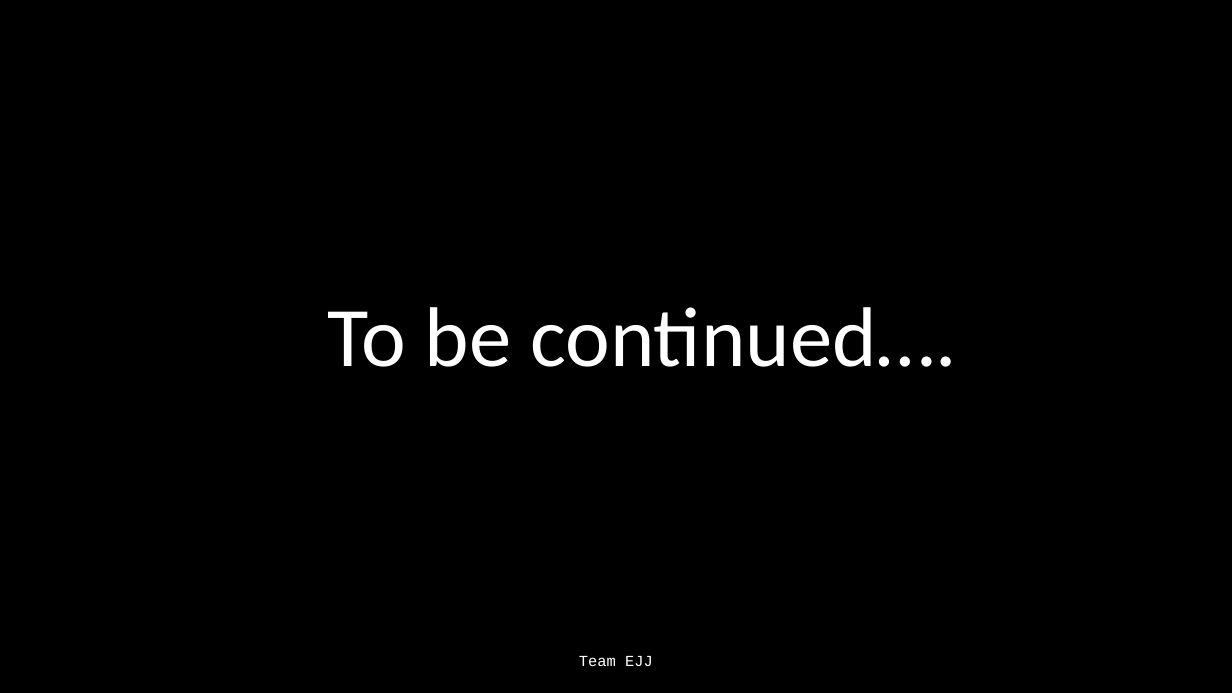
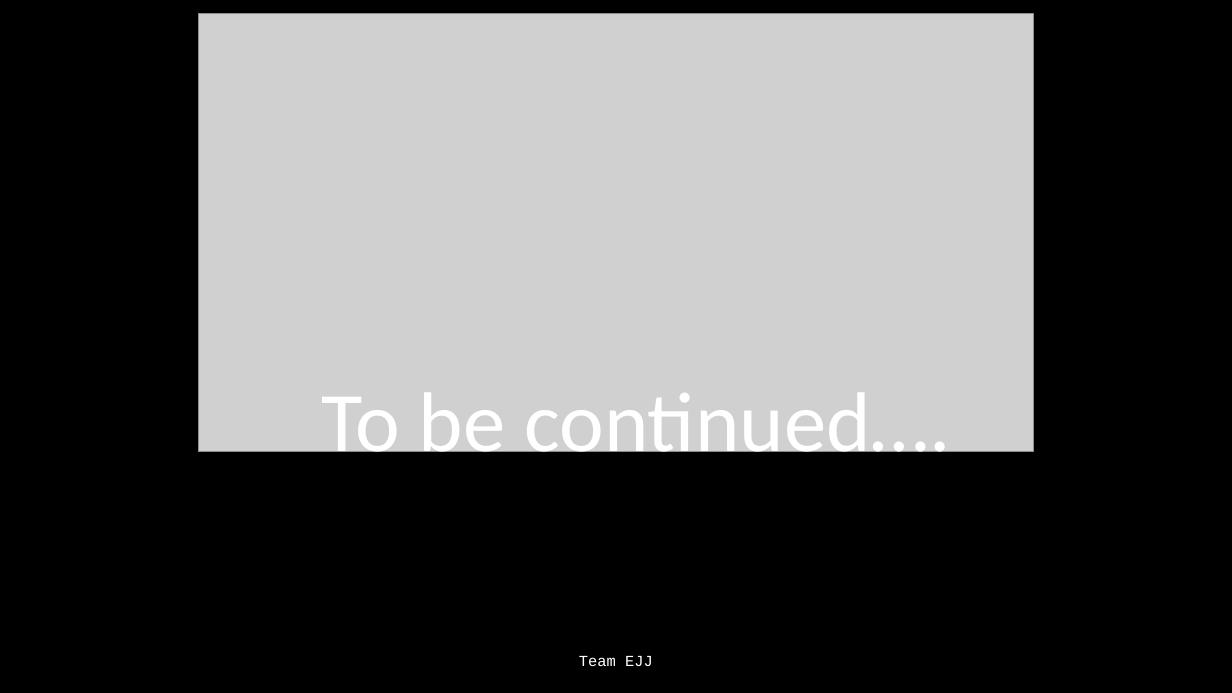
Before and after one commit to Jonathan805/RestrictedPlanning, a slide deck: slide 21 of TeamEJJ.pptx. Drawn at 1232x693 pixels with LibreOffice and Linux fonts; fonts in the diff are those of the drawing; grey boxes stand for pictures. Boxes give left, top, right and bottom in pixels: in the first picture for what was removed or moved away, otherwise in the second. Text is boxed around its words. In the diff, an @@ line names an element or a change of style, - is before the commit and + after.

Commit message:
powerpoint updates

```diff
--- a/TeamEJJ.pptx
+++ b/TeamEJJ.pptx
@@ picture added at bbox=[199, 14, 1034, 452] @@
@@ text "To be continued…." rewrapped from bbox=[327, 307, 957, 367] to bbox=[321, 393, 951, 470] @@
```
Also in this commit, not shown: 1 other slide changed, 1 slide removed.
